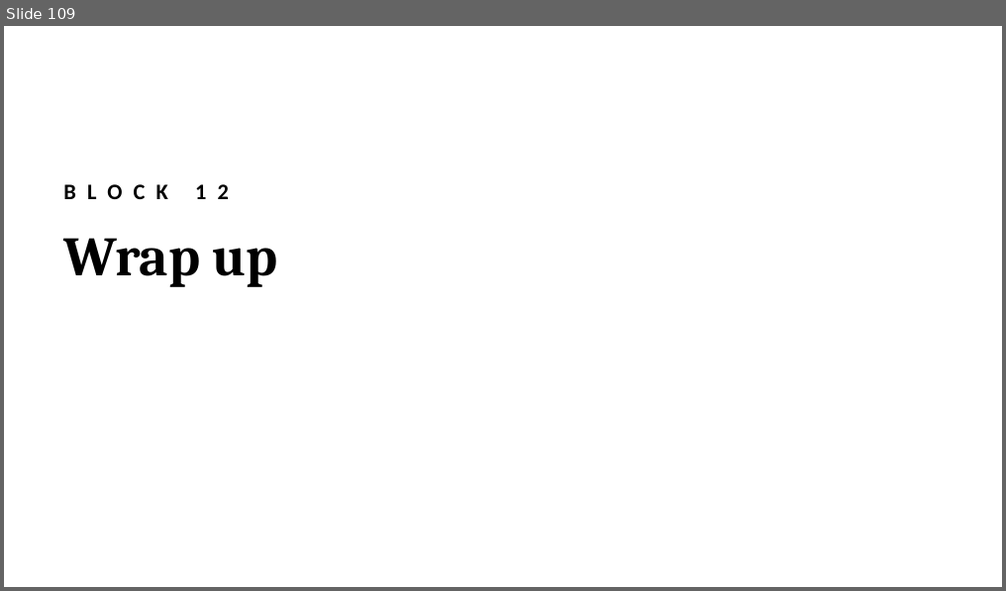
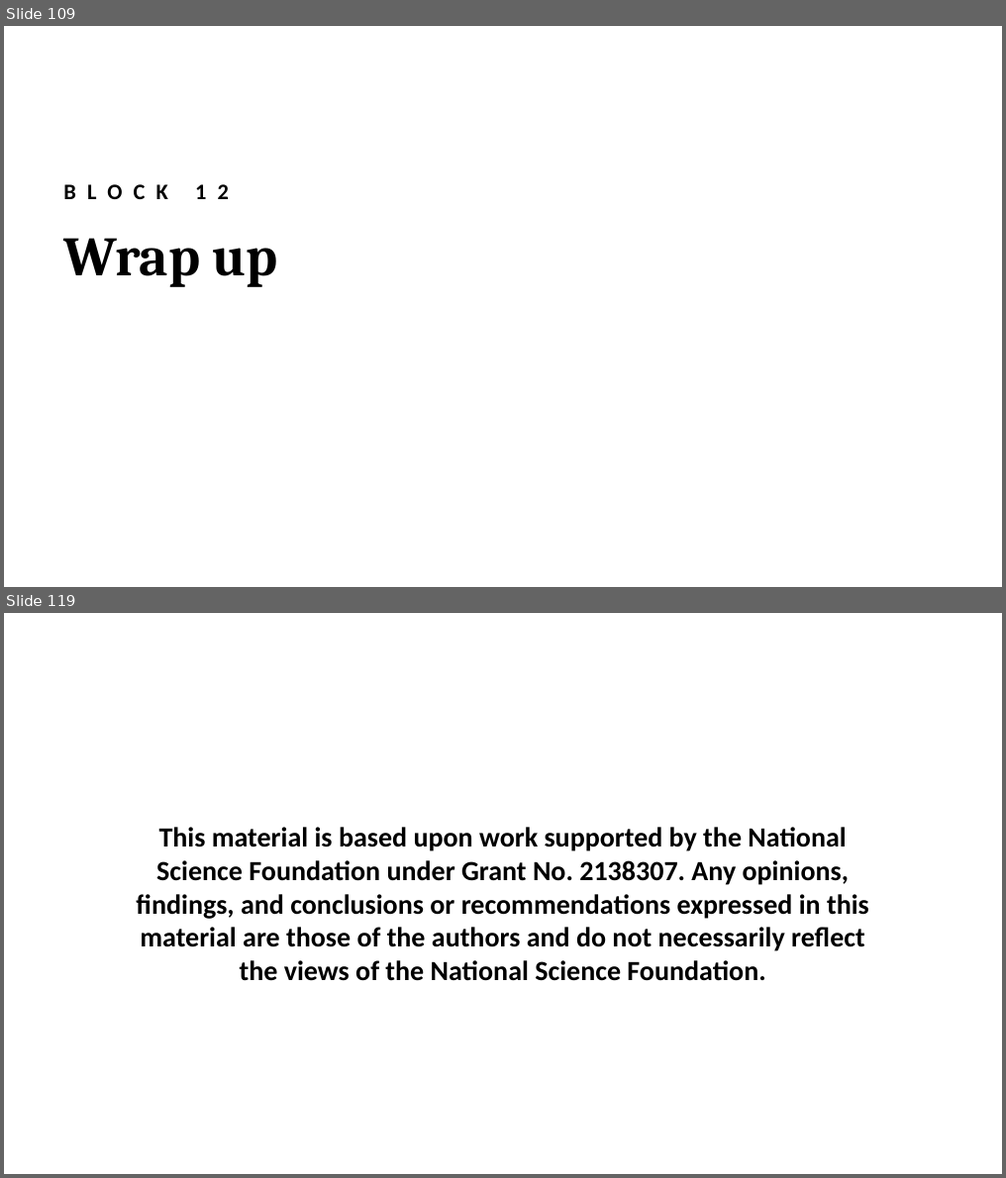
Before and after one commit to access-ci-org/Operations-STEP-2026, a slide deck: Linux_Terminal/DRAFT_workshop-linux-session1.pptx. Shown one above the other, each under a label of ours: slide 109 before the commit, slides 109 and 119 after it; the slides between them are not shown. The pictures are 1006x591 and 1006x1178 pixels, drawn with LibreOffice and Linux fonts; fonts in the diff are those of the drawing; background and template pictures are left out. Boxes give left, top, right and bottom in pixels: in the first picture for what was removed or moved away, otherwise in the second. Text is boxed around its words. In the diff, an @@ line names an element or a change of style, - is before the commit and + after.

```diff
--- a/Linux_Terminal/DRAFT_workshop-linux-session1.pptx
+++ b/Linux_Terminal/DRAFT_workshop-linux-session1.pptx
@@ slide 119 added at box(4, 613, 1002, 1174), background picture (left out) @@
@@ title added at box(136, 827, 869, 981), 20 pt, text #000000, bold @@
+This material is based upon work supported by the National Science Foundation under Grant No. 2138307. Any opinions, findings, and conclusions or recommendations expressed in this material are those of the authors and do not necessarily reflect the views of the National Science Foundation.
```
Also in this commit, not shown: 105 slides changed, 1 other file.
